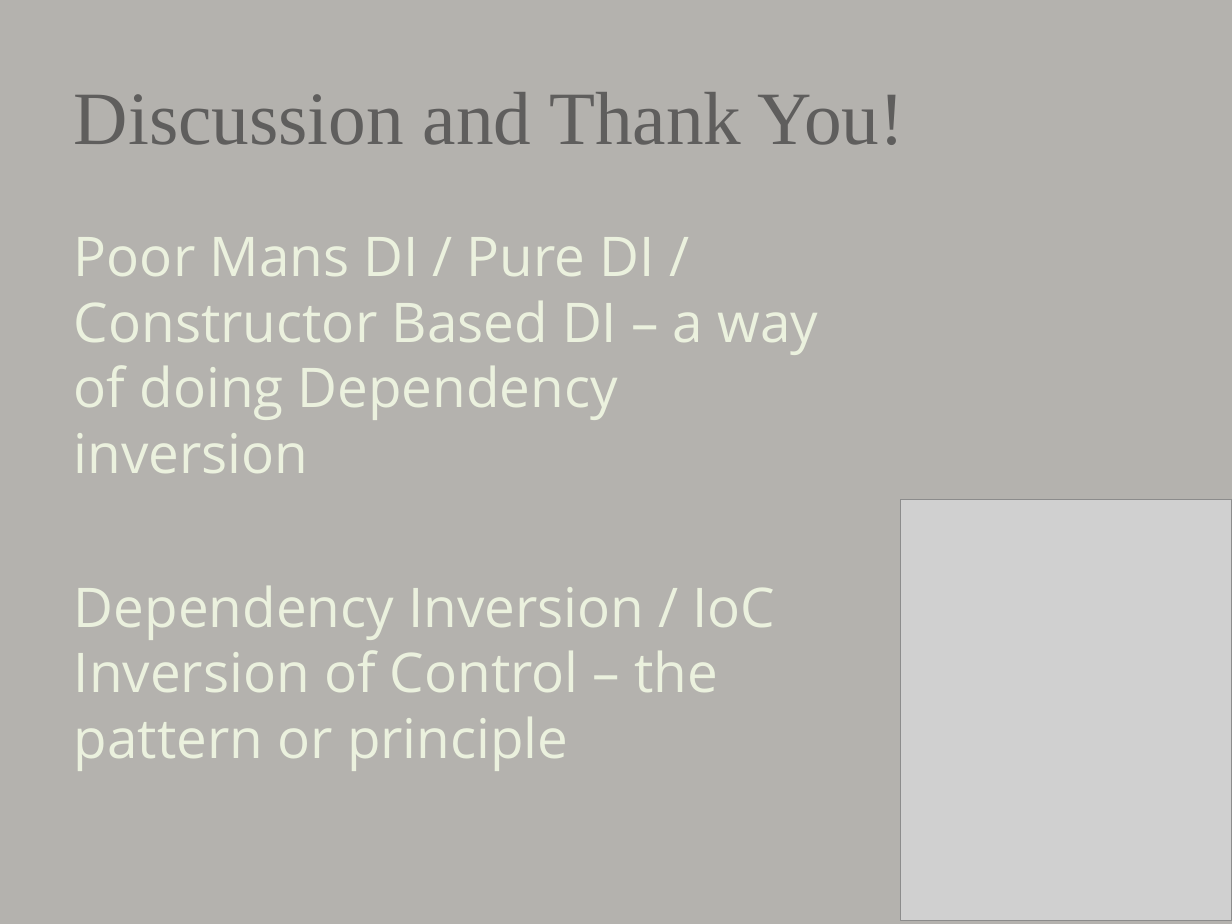
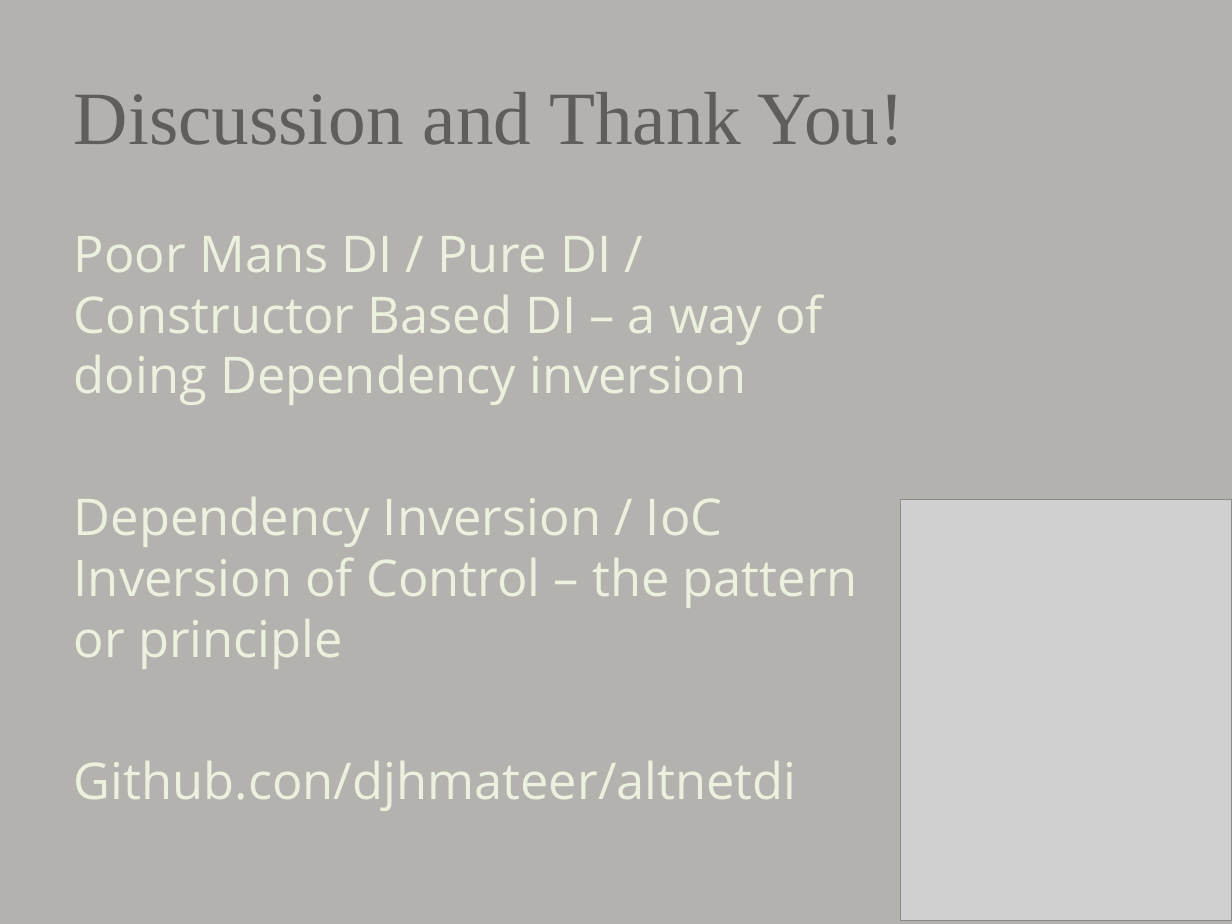
Before and after one commit to djhmateer/AltNetDI, a slide deck: slide 6 of My Journey into Dependency Injection.pptx. Drawn at 1232x924 pixels with LibreOffice and Linux fonts; fonts in the diff are those of the drawing; grey boxes stand for pictures. Boxes give left, top, right and bottom in pixels: in the first picture for what was removed or moved away, otherwise in the second. Text is boxed around its words. In the diff, an @@ line names an element or a change of style, - is before the commit and + after.

Commit message:
Small changes example8 and presentation

```diff
--- a/My Journey into Dependency Injection.pptx
+++ b/My Journey into Dependency Injection.pptx
@@ text at (x1=74, y1=236, x2=858, y2=669): size 32 to 29.6 pt in "Poor Mans DI / Pure DI / ...", "Dependency Inversion / IoC Inversion of Control ..." @@
@@ text at (x1=74, y1=761, x2=797, y2=811): paragraph added @@
+Github.con/djhmateer/altnetdi
```
Also in this commit, not shown: 3 other files.
